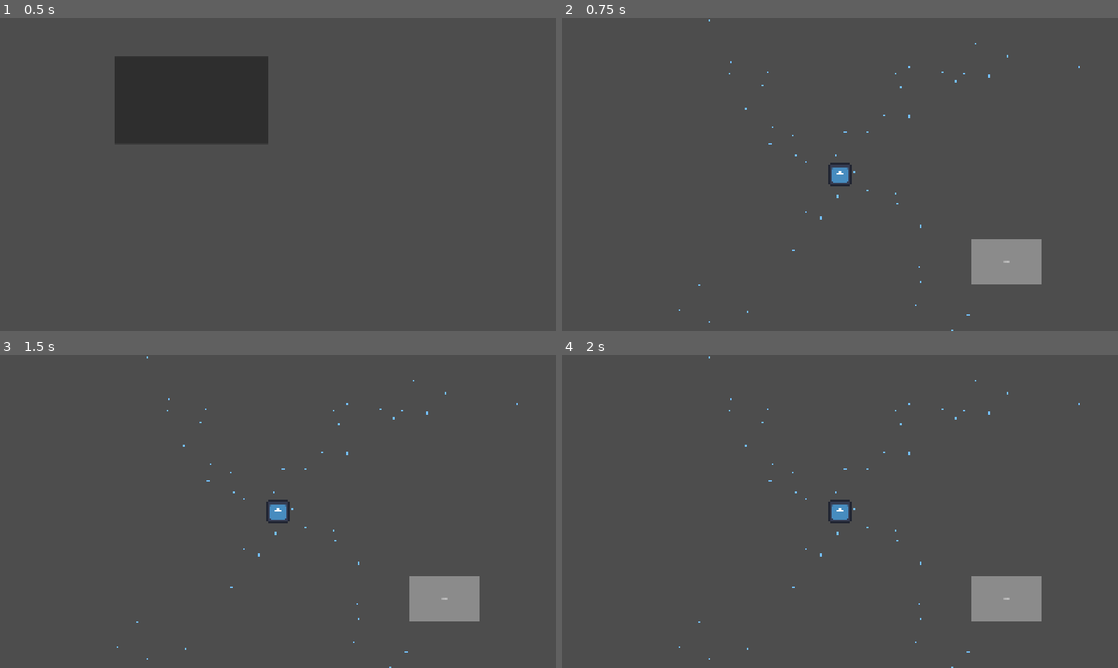
Above: before the commit, frames 1-4 (two rows, left to right).
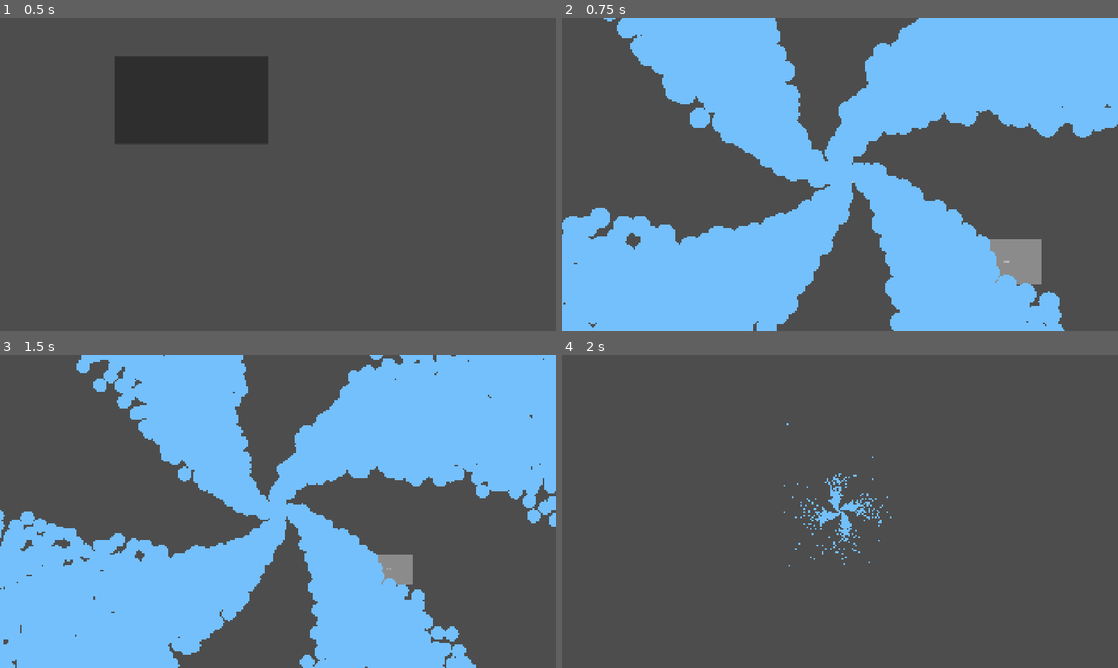
Above: after the commit, the same moments.

Repository: anzac9425/project-universe-hardcore-4x
Game: Godot game, scene res://scenes/Main.tscn
The game is run twice, just before and just after one commit, with the same random seed, the same clock (stepped at 60 frames per second) and the same inputs. The engine's default icon, where the game draws it, is replaced by a stand-in: a white triangle on a blue panel in a dark square.
Inputs (mouse positions are in pixels of both pictures, inside the frame that each line leads up to):
- Up to frame 1 (0.5 s): no input
- Up to frame 2 (0.75 s): click (751, 99) at 0.5 s
- Up to frame 3 (1.5 s): tap Enter at 1.25 s; move the mouse to (400, 495) at 1.27 s; hold Z from 1.28 s (still down); click (400, 495) at 1.42 s
- Up to frame 4 (2 s): keep holding Z; tap X at 1.55 s

Frame 1 is identical in both runs. In frame 2, 54% of the frame differs, in the area x 0-100%, y 0-100%; in frame 3, 56%; in frame 4, 2.7%.

Commit message:
202603261837

Diff:
--- a/scenes/Ingame.tscn
+++ b/scenes/Ingame.tscn
@@ -2,7 +2,7 @@
 
 [ext_resource type="Script" uid="uid://ctqmv14jc5m3w" path="res://skripts/scenes/Ingame/ingame.gd" id="1_ingame"]
 [ext_resource type="Script" uid="uid://cjbqgadj6jh7w" path="res://skripts/scenes/Ingame/map_camera.gd" id="2_5fjqs"]
-[ext_resource type="Texture2D" uid="uid://b4hx6rnxyryah" path="res://icon.svg" id="2_swf2s"]
+[ext_resource type="Script" uid="uid://hlpvstr3oo46" path="res://temp/camera_2d.gd" id="4_0bo3v"]
 
 [node name="Ingame" type="Node2D" unique_id=1589196222]
 script = ExtResource("1_ingame")
@@ -10,9 +10,6 @@
 [node name="Simulation" type="Node2D" parent="." unique_id=1528794672]
 
 [node name="Renderer" type="Node2D" parent="." unique_id=1305321752]
-
-[node name="Sprite2D" type="Sprite2D" parent="Renderer" unique_id=1201995031]
-texture = ExtResource("2_swf2s")
 
 [node name="InGameUI" type="CanvasLayer" parent="." unique_id=1107945474]
 
@@ -23,3 +20,4 @@
 zoom = Vector2(0.6, 0.6)
 position_smoothing_enabled = true
 position_smoothing_speed = 8.0
+script = ExtResource("4_0bo3v")
--- a/skripts/map/map_generator.gd
+++ b/skripts/map/map_generator.gd
@@ -2,15 +2,39 @@
 class_name MapGenerator
 
 
-static func derive_seed(parent: int, purpose: String, index: int = 0) -> int:
-	var digest = ("%d:%s:%d" % [parent, purpose, index]).sha256_text()
-	return digest.left(8).hex_to_int() & 0x7FFFFFFF
+static func hash_int(seed: int, purpose: int, index: int) -> int:
+	var x = seed
+	x ^= purpose * 0x9e3779b9
+	x ^= index * 0x85ebca6b
+
+	# 추가 mixing (핵심)
+	x ^= x >> 16
+	x *= 0x7feb352d
+	x ^= x >> 15
+	x *= 0x846ca68b
+	x ^= x >> 16
+
+	return x & 0x7FFFFFFF
 
 
-static func make_rng(input: int) -> RandomNumberGenerator:
-	var rng = RandomNumberGenerator.new()
-	rng.seed = input
-	return rng
+static func hash_float(seed: int, purpose: int, index: int) -> float:
+	return float(hash_int(seed, purpose, index)) / float(0x80000000)
+
+
+static func derive_seed(parent: int, purpose: int, index: int = 0) -> int:
+	return hash_int(parent, purpose, index)
+
+
+enum SeedPurpose {
+	GALAXY,
+	SYSTEM,
+
+	RADIUS,
+	ARM,
+	ANGLE,
+	SPREAD,
+	NOISE
+}
 
 
 static func generate(
@@ -21,17 +45,16 @@
 ) -> GalaxyData:
 
 	var galaxy = GalaxyData.new()
-	galaxy.galaxy_seed = derive_seed(base_seed, "galaxy")
-	var rng = make_rng(galaxy.galaxy_seed)
+	galaxy.galaxy_seed = derive_seed(base_seed, SeedPurpose.GALAXY)
 
-	var raw_positions = _sample_density_field(rng, system_count * 3, Rd)  # 과샘플링
+	var raw_positions = _sample_density_field(galaxy.galaxy_seed, system_count * 3, Rd)  # 과샘플링
 	var filtered = _poisson_filter(raw_positions, min_distance)  # 최소 거리 필터
 	filtered = filtered.slice(0, system_count)
 
 	for i in range(filtered.size()):
 		var system = SystemData.new()
 		system.location = filtered[i]
-		system.system_seed = derive_seed(galaxy.galaxy_seed, "system", i)
+		system.system_seed = derive_seed(galaxy.galaxy_seed, SeedPurpose.SYSTEM, i)
 		system.generated = false
 		galaxy.systems.append(system)
 
@@ -39,29 +62,43 @@
 
 
 static func _sample_density_field(
-	rng: RandomNumberGenerator,
+	galaxy_seed: int,
 	system_count: int,
 	Rd: float
 ) -> Array[Vector2]:
 
 	var positions: Array[Vector2] = []
+
 	const ARM_COUNT = 4
-	const ARM_SPREAD = 0.35   # 팔 분산 (rad)
-	const K = 0.35   # 나선 감김 계수
+	const ARM_SPREAD = 0.35
+	const K = 0.35
 
-	for _i in range(system_count):
-		# inverse CDF: r = −Rd × ln(1−u)  →  지수 분포 샘플링
-		var u = rng.randf_range(0.0001, 0.9999)
+	for i in range(system_count):
+
+		# --- r 샘플링 ---
+		var u = hash_float(galaxy_seed, SeedPurpose.RADIUS, i)
 		var r = -Rd * log(1.0 - u)
 
-		# 나선팔 중심각
-		var arm_idx   = rng.randi_range(0, ARM_COUNT - 1)
+		# --- arm ---
+		var arm_idx = int(hash_float(galaxy_seed, SeedPurpose.ARM, i) * ARM_COUNT)
 		var arm_phase = (TAU / ARM_COUNT) * arm_idx
-		var arm_angle = fmod(K * log(max(r, 0.01)) + arm_phase, TAU)
 
-		# 팔 분산 추가 (가우시안 근사: 균등 2회 합산)
-		var spread = (rng.randf() - 0.5 + rng.randf() - 0.5) * ARM_SPREAD
-		var angle  = arm_angle + spread
+		var r_safe = max(r, 1e-4)
+		var base_angle = K * log(r_safe)
+		var arm_angle = fmod(base_angle + arm_phase, TAU)
+
+		# --- spread (가우시안 근사) ---
+		var spread_scale = lerp(0.5, 2.0, r / (Rd * 4.0))
+
+		var spread = (
+			hash_float(galaxy_seed, SeedPurpose.SPREAD, i * 2) - 0.5 +
+			hash_float(galaxy_seed, SeedPurpose.SPREAD, i * 2 + 1) - 0.5
+		) * ARM_SPREAD * spread_scale
+
+		# --- noise ---
+		var noise = (hash_float(galaxy_seed, SeedPurpose.NOISE, i) * 2.0 - 1.0) * 0.2
+
+		var angle = arm_angle + spread + noise
 
 		positions.append(Vector2(cos(angle), sin(angle)) * r)
 
--- a/skripts/scenes/Ingame/ingame.gd
+++ b/skripts/scenes/Ingame/ingame.gd
@@ -1,6 +1,6 @@
 extends Node2D
 
-const SYSTEM_DOT_RADIUS := 6.0
+const SYSTEM_DOT_RADIUS := 60.0
 const GALAXY_CENTER_COLOR := Color("ffd166")
 const SYSTEM_COLOR := Color("74c0fc")
 
--- a/skripts/scenes/MainMenu/main_menu.gd
+++ b/skripts/scenes/MainMenu/main_menu.gd
@@ -1,7 +1,7 @@
 extends Node2D
 
 @export var base_seed: int = 0
-@export var system_count: int = 100
+@export var system_count: int = 10000
 @export var min_system_distance: float = 50.0
 @export var galaxy_radius: float = 10000.0
 
--- /dev/null
+++ b/temp/camera_2d.gd
@@ -0,0 +1,7 @@
+extends Camera2D
+
+func _process(delta):
+	if Input.is_key_pressed(KEY_Z):
+		zoom -= Vector2.ONE * delta
+	if Input.is_key_pressed(KEY_X):
+		zoom += Vector2.ONE * delta
Not shown, added: temp/camera_2d.gd.uid
